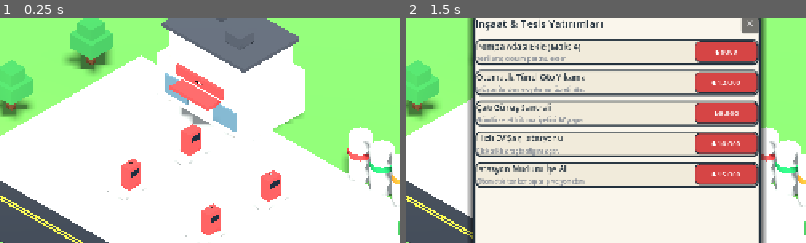
Above: before the commit, frames 1-2 (left to right).
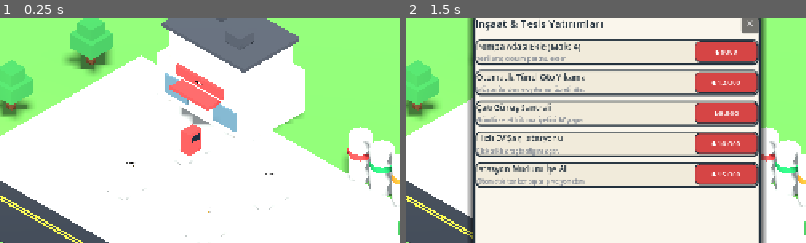
Above: after the commit, the same moments.

Repository: balax-studio/bakkal
Game: Godot game, scene res://scenes/Main.tscn
Same seed, same stepped clock (60 frames per second), same inputs: the game is played once before the commit and once after it.
Inputs:
- Up to frame 1 (0.25 s): no input
- Up to frame 2 (1.5 s): click "+" at 0.5 s; click "İnşaat" at 1.25 s
The pictures show only the part of the screen within x 24-74%, y 18-68%; the shares and areas given below are measured in that part.

The runs differ from the first frame. In frame 1, 1.7% of the frame differs, in the area x 30-71%, y 62-97%; in frame 2, nothing differs.

Commit message:
feat(diorama): replace generic signboards with custom 3D pre-build construction dioramas and update AGENTS.md rules

Diff:
--- a/godot_station/scripts/Pump.gd
+++ b/godot_station/scripts/Pump.gd
@@ -6,14 +6,33 @@
 
 @onready var label_num: Label3D = $LabelNum
 @onready var label_status: Label3D = $LabelStatus
+@onready var dispenser: CSGBox3D = $Dispenser
 
 func _ready() -> void:
 	if label_num:
 		label_num.text = "P-%d" % pump_index
-	update_status_display()
+	_refresh_built_state()
+
+func _process(_delta: float) -> void:
+	_refresh_built_state()
+
+func _refresh_built_state() -> void:
+	var is_built: bool = pump_index <= GameState.pumps_count
+	if dispenser:
+		dispenser.visible = is_built
+	if not is_built:
+		if label_num:
+			label_num.text = "+ Pompa %d" % pump_index
+		if label_status:
+			label_status.text = "İNŞA ET"
+			label_status.modulate = Color(0.9, 0.7, 0.2)
+	else:
+		if label_num:
+			label_num.text = "P-%d" % pump_index
+		update_status_display()
 
 func update_status_display() -> void:
-	if not label_status:
+	if not label_status or pump_index > GameState.pumps_count:
 		return
 	if is_occupied:
 		label_status.text = "DOLU"
@@ -24,6 +43,10 @@
 
 func _on_area_3d_input_event(_camera: Camera3D, event: InputEvent, _position: Vector3, _normal: Vector3, _shape_idx: int) -> void:
 	if event is InputEventMouseButton and event.pressed and event.button_index == MOUSE_BUTTON_LEFT:
+		if pump_index > GameState.pumps_count:
+			EventBus.open_construction_modal.emit()
+			EventBus.show_toast.emit("Pompa %d inşaat menüsü açıldı." % pump_index, true)
+			return
 		if is_occupied and is_instance_valid(current_car):
 			EventBus.open_service_panel.emit(current_car)
 		else:
Not shown, changed: AGENTS.md
Not shown, changed: web_3d_station/game.js
